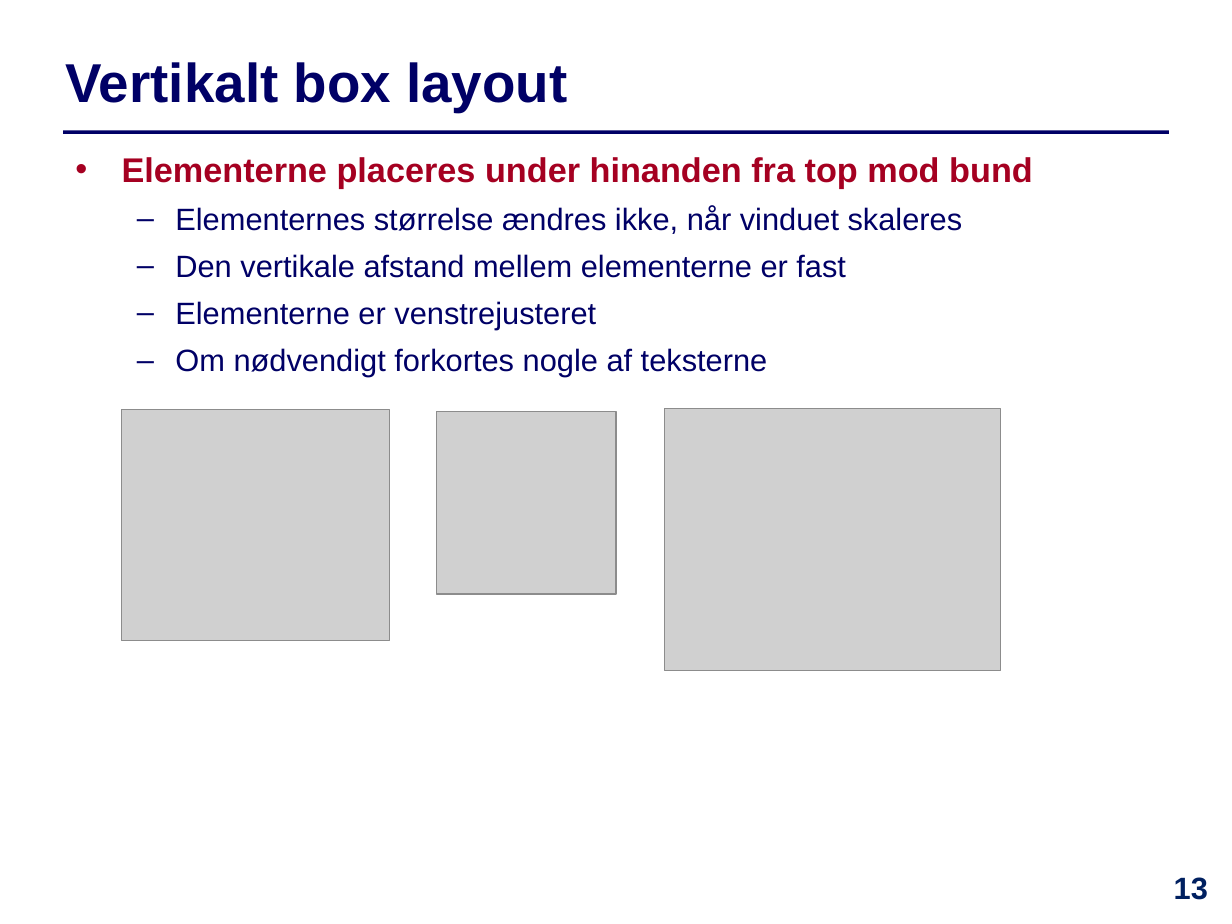
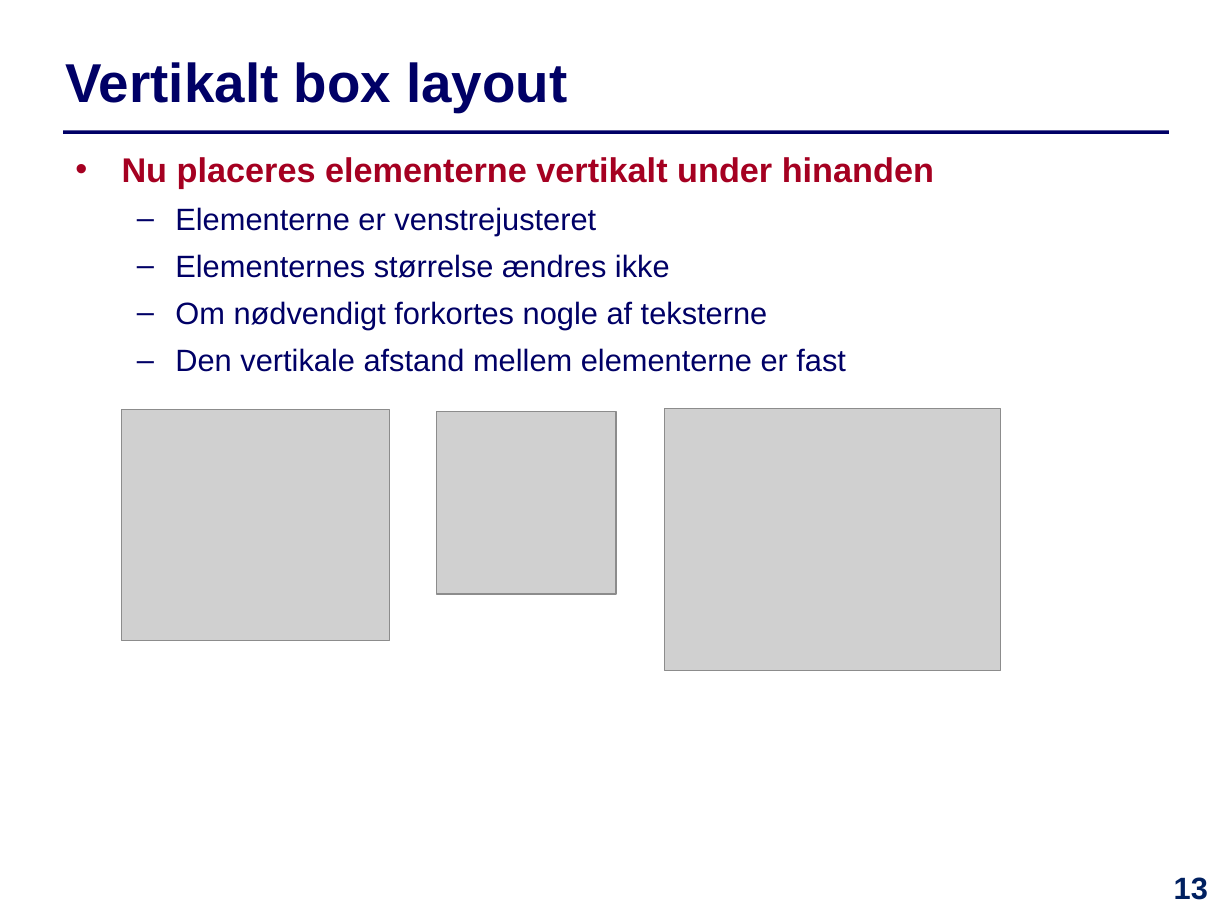
Before and after one commit to IntProgAU/Materiale, a slide deck: slide 13 of web/e22/uge_13/Slides-Uge13.pptx. Drawn at 1232x924 pixels with LibreOffice and Linux fonts; fonts in the diff are those of the drawing; grey boxes stand for pictures. Boxes give left, top, right and bottom in pixels: in the first picture for what was removed or moved away, otherwise in the second. Text is boxed around its words. In the diff, an @@ line names an element or a change of style, - is before the commit and + after.

```diff
--- a/web/e22/uge_13/Slides-Uge13.pptx
+++ b/web/e22/uge_13/Slides-Uge13.pptx
@@ text at (122,157,934,330): text changed @@
-  • Elementerne placeres under hinanden fra top mod bund
-  – Elementernes størrelse ændres ikke, når vinduet skaleres
+  • Nu placeres elementerne vertikalt under hinanden
+  – Elementerne er venstrejusteret
+  – Elementernes størrelse ændres ikke
+  – Om nødvendigt forkortes nogle af teksterne
@@ text at (175,301,768,377): paragraphs removed @@
-  – Elementerne er venstrejusteret
-  – Om nødvendigt forkortes nogle af teksterne
```
Also in this commit, not shown: 14 other slides changed, 2 slides removed, 3 other files.
